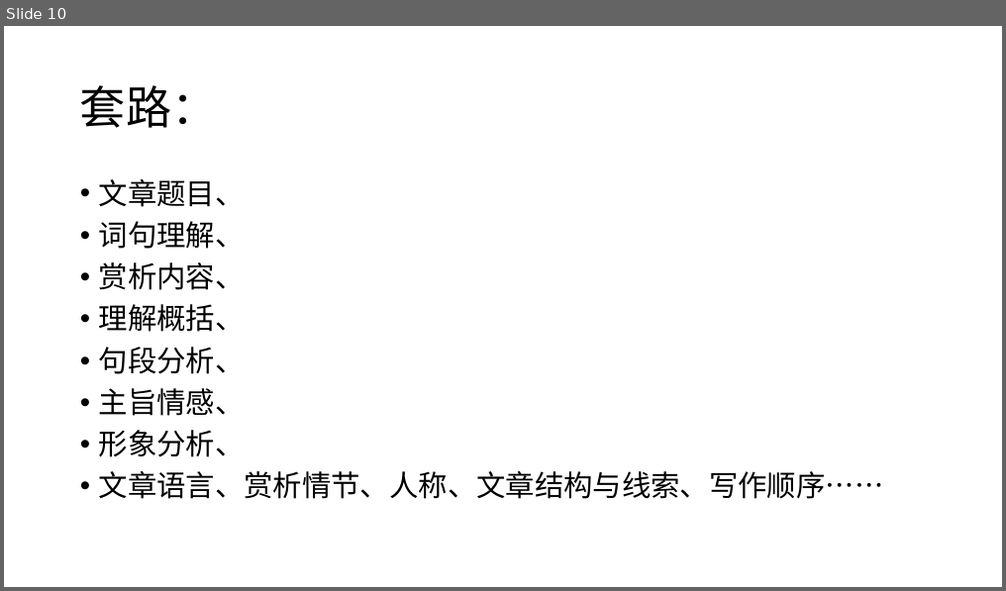
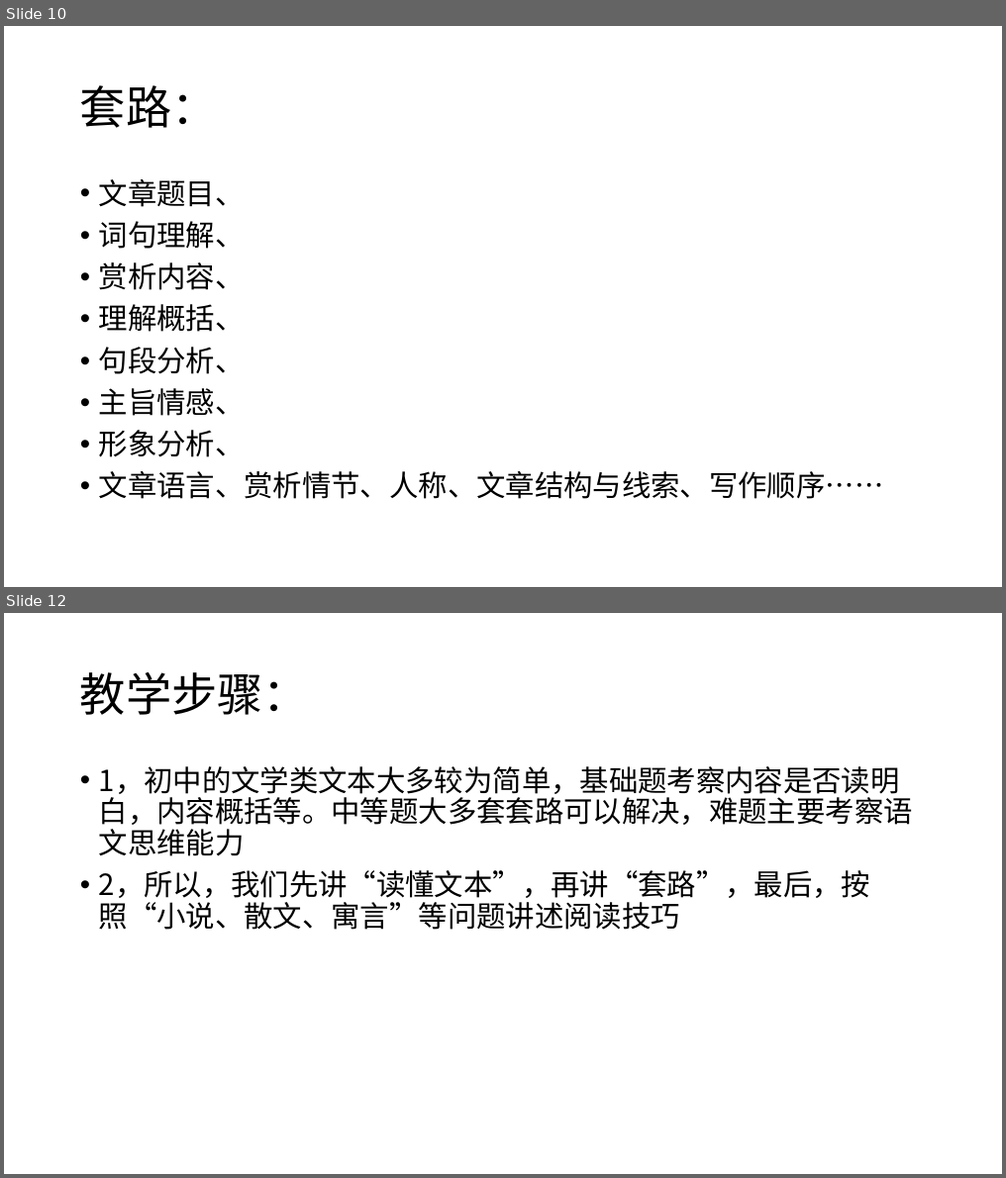
Before and after one commit to GY-feng/Notes, a slide deck: 备课-语文/PPT/文学类阅读.pptx. Shown one above the other, each under a label of ours: slide 10 before the commit, slides 10 and 12 after it; the slides between them are not shown. The pictures are 1006x591 and 1006x1178 pixels, drawn with LibreOffice and Linux fonts; fonts in the diff are those of the drawing. Boxes give left, top, right and bottom in pixels: in the first picture for what was removed or moved away, otherwise in the second. Text is boxed around its words. In the diff, an @@ line names an element or a change of style, - is before the commit and + after.

```diff
--- a/备课-语文/PPT/文学类阅读.pptx
+++ b/备课-语文/PPT/文学类阅读.pptx
@@ slide 12 added at [4,613,1002,1174], background #FFFFFF @@
@@ title added at [80,672,309,715], 44 pt, text #000000 @@
+教学步骤：
@@ text added at [99,766,913,930], 28 pt, text #000000 @@
+• 1，初中的文学类文本大多较为简单，基础题考察内容是否读明白，内容概括等。中等题大多套套路可以解决，难题主要考察语文思维能力
+• 2，所以，我们先讲“读懂文本”，再讲“套路”，最后，按照“小说、散文、寓言”等问题讲述阅读技巧
```
Also in this commit, not shown: 32 other slides added, 1 other file.
